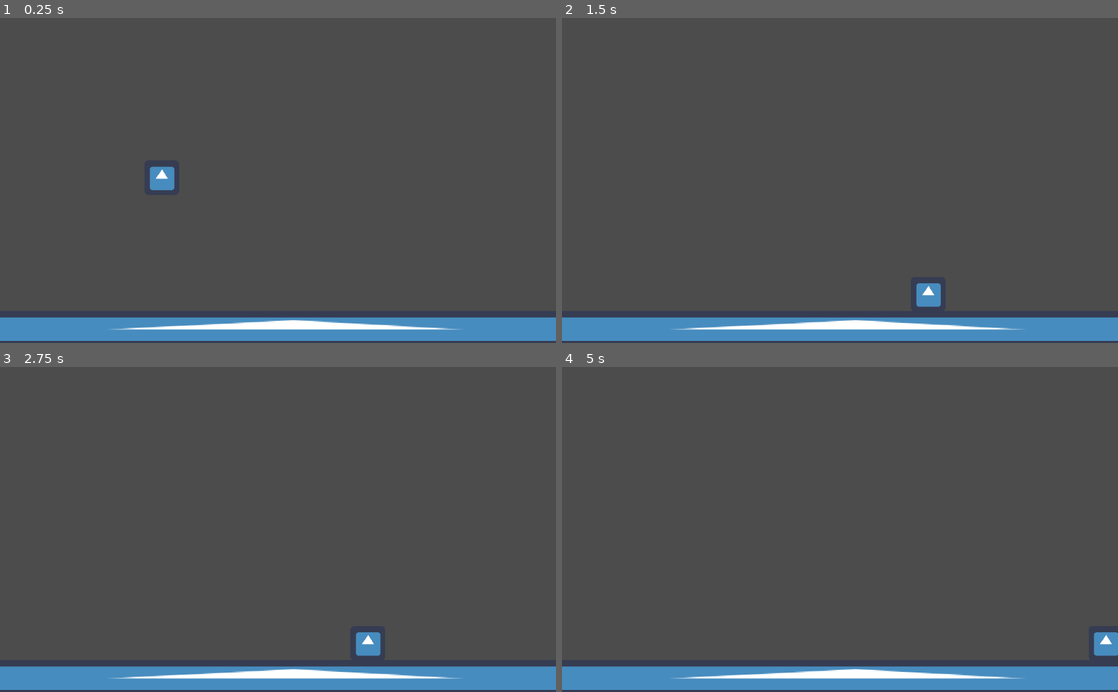
Above: before the commit, frames 1-4 (two rows, left to right).
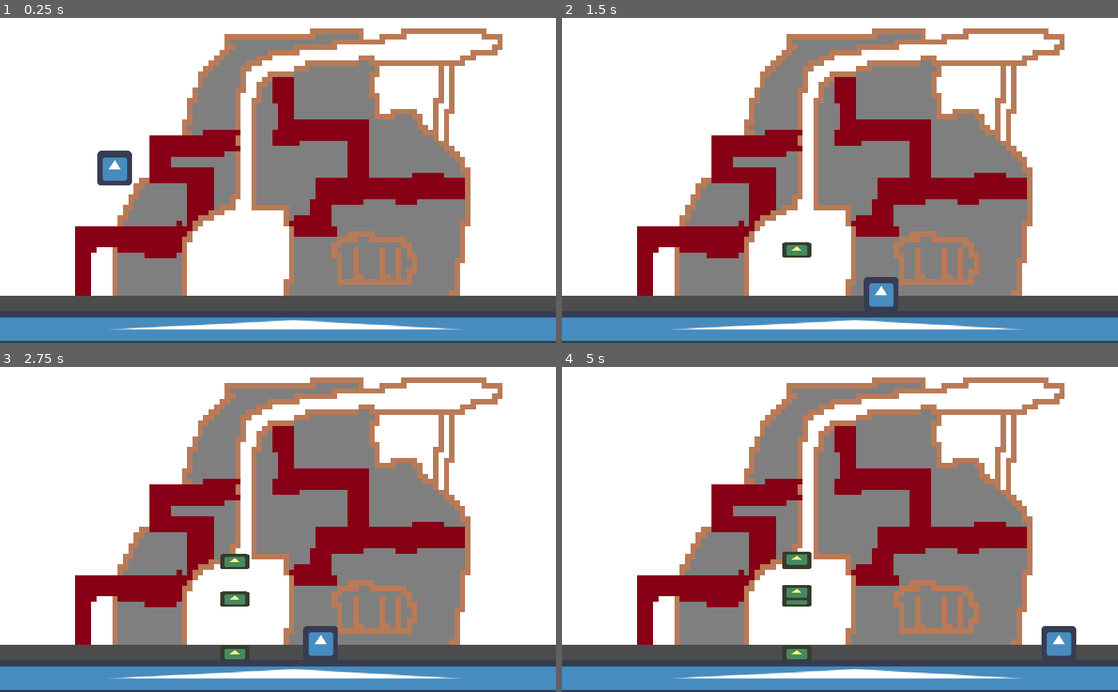
Above: after the commit, the same moments.

Repository: DerGernTod/minijam85
Game: Godot game, scene res://Main.tscn
Same seed, same stepped clock (60 frames per second), same inputs: the game is played once before the commit and once after it. The engine's default icon, where the game draws it, is replaced by a stand-in: a white triangle on a blue panel in a dark square.
Inputs:
- Up to frame 1 (0.25 s): no input
- Up to frame 2 (1.5 s): tap Enter (ui_accept) at 0.5, 0.6, 0.77, 1.07, 1.35 s; hold Right (ui_right) from 0.53 s (still down)
- Up to frame 3 (2.75 s): tap Enter (ui_accept) at 1.52, 1.82, 2.1 s; release Right (ui_right) at 2.03 s; hold Left (ui_left) from 2.03 s (still down)
- Up to frame 4 (5 s): release Left (ui_left) at 2.78 s; hold Right (ui_right) 2.78-4.28 s; tap Enter (ui_accept) at 2.85, 3.02, 3.32, 3.6, 3.77, 4.07, 4.35, 4.52, 4.82 s; hold Left (ui_left) from 4.28 s (still down)

The runs differ from the first frame. In frame 1, 85% of the frame differs, in the area x 0-100%, y 0-86%; in frame 2, 86%; in frame 3, 86%, in the area x 0-100%, y 0-91%; in frame 4, 86%.

Commit message:
machine and gold

Diff:
--- /dev/null
+++ b/gold_bar/GoldBar.gd
@@ -0,0 +1,22 @@
+extends RigidBody2D
+
+
+# Declare member variables here. Examples:
+# var a: int = 2
+# var b: String = "text"
+
+
+# Called when the node enters the scene tree for the first time.
+func _ready() -> void:
+	apply_impulse(Vector2.RIGHT * 50, Vector2.UP * 500)
+
+# Called every frame. 'delta' is the elapsed time since the previous frame.
+#func _process(delta: float) -> void:
+#	pass
+
+func _physics_process(delta: float) -> void:
+	var cols = get_colliding_bodies()
+	for col in cols:
+		if col is Player:
+			col.collect_gold()
+			queue_free()
--- /dev/null
+++ b/gold_bar/GoldBar.tscn
@@ -0,0 +1,24 @@
+[gd_scene load_steps=4 format=2]
+
+[ext_resource path="res://icon.png" type="Texture" id=1]
+[ext_resource path="res://gold_bar/GoldBar.gd" type="Script" id=2]
+
+[sub_resource type="RectangleShape2D" id=1]
+extents = Vector2( 13.6291, 25.8449 )
+
+[node name="GoldBar" type="RigidBody2D"]
+position = Vector2( 531.899, 292.17 )
+collision_mask = 0
+gravity_scale = 10.0
+contacts_reported = 20
+contact_monitor = true
+script = ExtResource( 2 )
+
+[node name="CollisionShape2D" type="CollisionShape2D" parent="."]
+rotation = 1.5708
+shape = SubResource( 1 )
+
+[node name="Sprite" type="Sprite" parent="."]
+self_modulate = Color( 1, 0.980392, 0.509804, 1 )
+scale = Vector2( 0.84, 0.44 )
+texture = ExtResource( 1 )
--- a/level/Level.tscn
+++ b/level/Level.tscn
@@ -1,15 +1,18 @@
-[gd_scene load_steps=4 format=2]
+[gd_scene load_steps=5 format=2]
 
 [ext_resource path="res://player/Player.tscn" type="PackedScene" id=1]
 [ext_resource path="res://icon.png" type="Texture" id=2]
+[ext_resource path="res://machine/Machine.tscn" type="PackedScene" id=3]
 
 [sub_resource type="RectangleShape2D" id=1]
 extents = Vector2( 919, 31 )
 
 [node name="Level" type="Node2D"]
 
+[node name="Machine" parent="." instance=ExtResource( 3 )]
+
 [node name="Player" parent="." instance=ExtResource( 1 )]
-position = Vector2( 298, 251 )
+position = Vector2( 211.065, 234.621 )
 
 [node name="Ground" type="StaticBody2D" parent="."]
 position = Vector2( 526, 573 )
--- /dev/null
+++ b/machine/Machine.gd
@@ -0,0 +1,23 @@
+extends Node2D
+
+onready var gold_spawn_location = $GoldSpawnLocation
+onready var gold_scene = preload("res://gold_bar/GoldBar.tscn")
+
+# Declare member variables here. Examples:
+# var a: int = 2
+# var b: String = "text"
+
+
+# Called when the node enters the scene tree for the first time.
+func _ready() -> void:
+	pass # Replace with function body.
+
+func _process(delta: float) -> void:
+	if Input.is_action_just_pressed("ui_accept"):
+		var gold = gold_scene.instance()
+		add_child(gold)
+		gold.position = gold_spawn_location.position
+
+# Called every frame. 'delta' is the elapsed time since the previous frame.
+#func _process(delta: float) -> void:
+#	pass
--- /dev/null
+++ b/machine/Machine.tscn
@@ -0,0 +1,78 @@
+[gd_scene load_steps=8 format=2]
+
+[ext_resource path="res://machine/machine_temp.png" type="Texture" id=1]
+[ext_resource path="res://machine/Machine.gd" type="Script" id=2]
+
+[sub_resource type="RectangleShape2D" id=1]
+extents = Vector2( 105.821, 28.7898 )
+
+[sub_resource type="RectangleShape2D" id=2]
+extents = Vector2( 57.9443, 14.9307 )
+
+[sub_resource type="RectangleShape2D" id=3]
+extents = Vector2( 79.3629, 14.9307 )
+
+[sub_resource type="RectangleShape2D" id=4]
+extents = Vector2( 137.319, 14.9307 )
+
+[sub_resource type="RectangleShape2D" id=5]
+extents = Vector2( 40.3055, 14.9307 )
+
+[node name="Machine" type="Node2D"]
+script = ExtResource( 2 )
+
+[node name="Sprite" type="Sprite" parent="."]
+scale = Vector2( 9.85, 9.85 )
+texture = ExtResource( 1 )
+centered = false
+
+[node name="GoldSpawnLocation" type="Node2D" parent="."]
+position = Vector2( 432.153, 472.47 )
+
+[node name="StaticBodies" type="Node2D" parent="."]
+
+[node name="StaticBody2D" type="StaticBody2D" parent="StaticBodies"]
+position = Vector2( 245.685, 414.514 )
+
+[node name="CollisionShape2D" type="CollisionShape2D" parent="StaticBodies/StaticBody2D"]
+shape = SubResource( 1 )
+one_way_collision = true
+
+[node name="StaticBody2D2" type="StaticBody2D" parent="StaticBodies"]
+position = Vector2( 335.139, 288.522 )
+
+[node name="CollisionShape2D" type="CollisionShape2D" parent="StaticBodies/StaticBody2D2"]
+shape = SubResource( 2 )
+one_way_collision = true
+
+[node name="StaticBody2D3" type="StaticBody2D" parent="StaticBodies"]
+position = Vector2( 355.298, 233.085 )
+
+[node name="CollisionShape2D" type="CollisionShape2D" parent="StaticBodies/StaticBody2D3"]
+shape = SubResource( 3 )
+one_way_collision = true
+
+[node name="StaticBody2D4" type="StaticBody2D" parent="StaticBodies"]
+position = Vector2( 598.462, 200.328 )
+
+[node name="CollisionShape2D" type="CollisionShape2D" parent="StaticBodies/StaticBody2D4"]
+shape = SubResource( 3 )
+one_way_collision = true
+
+[node name="StaticBody2D5" type="StaticBody2D" parent="StaticBodies"]
+position = Vector2( 719.415, 311.201 )
+
+[node name="CollisionShape2D" type="CollisionShape2D" parent="StaticBodies/StaticBody2D5"]
+shape = SubResource( 4 )
+one_way_collision = true
+
+[node name="StaticBody2D6" type="StaticBody2D" parent="StaticBodies"]
+position = Vector2( 719.415, 311.201 )
+
+[node name="CollisionShape2D" type="CollisionShape2D" parent="StaticBodies/StaticBody2D6"]
+position = Vector2( -139.851, 69.2957 )
+shape = SubResource( 5 )
+one_way_collision = true
+
+[node name="GoldTimer" type="Timer" parent="."]
+wait_time = 60.0
--- a/player/Player.gd
+++ b/player/Player.gd
@@ -1,4 +1,7 @@
 extends KinematicBody2D
+class_name Player
+
+const GRAVITY_SCALE = 15.0
 
 onready var gravity_vector : Vector2 = ProjectSettings.get_setting("physics/2d/default_gravity_vector")
 onready var gravity_magnitude : int = ProjectSettings.get_setting("physics/2d/default_gravity")
@@ -12,7 +15,6 @@
 func _ready() -> void:
 	pass
 
-
 func _physics_process(delta: float) -> void:
 	if Input.is_action_pressed("ui_right"):
 		velocity += Vector2.RIGHT * speed * delta
@@ -22,7 +24,8 @@
 		velocity.y -= jump_power
 
 	velocity.x = lerp(velocity.x, 0, delta * damping)
-	velocity += gravity_vector * gravity_magnitude * delta
+	velocity += gravity_vector * gravity_magnitude * GRAVITY_SCALE * delta
 	velocity = move_and_slide(velocity, Vector2.UP)
-	print("is on floor: %s" % is_on_floor())
+
+func collect_gold() -> void:
 	pass
--- a/project.godot
+++ b/project.godot
@@ -7,6 +7,16 @@
 ;   param=value ; assign values to parameters
 
 config_version=4
+
+_global_script_classes=[ {
+"base": "KinematicBody2D",
+"class": "Player",
+"language": "GDScript",
+"path": "res://player/Player.gd"
+} ]
+_global_script_class_icons={
+"Player": ""
+}
 
 [application]
 
@@ -51,7 +61,6 @@
 [physics]
 
 common/enable_pause_aware_picking=true
-2d/default_gravity=1500
 
 [rendering]
 
Binary file added: machine/machine_temp.png
Not shown, added: machine/machine_temp.png.import
